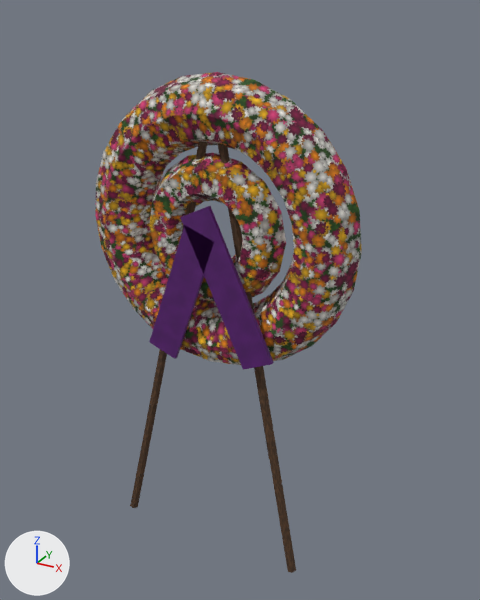
Renders of the Blender file Modelos/Yasser/corona_flores.blend from each side of a commit.
Before and after are seen from a camera (50 mm lens) standing at (0.843, -1.452, 1.473) and looking at (-0.008, 0.096, 0.699). The lights are fixed; the arrows at lower left show +X, +Y and +Z. The older version comes first.

Names of what the first picture shows: 'Corona', 'Liston', 'Liston.001', 'Pata_Tripie', 'Pata_Tripie.001', 'Pata_Tripie.002', 'Torus.001'.
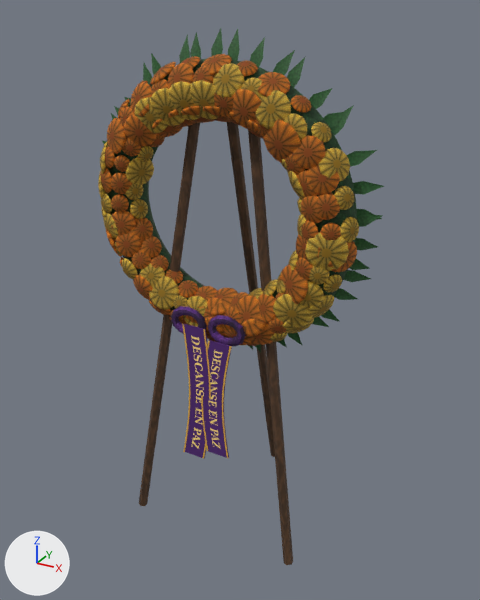
Pixel boxes [x1, y1, x2, y2] of what changed, in the pictures (480 x 600 px):
'Corona', deleted: before [95, 72, 362, 365]
'Flores_Petalo_Naranja', added (brown): after [100, 54, 357, 346]
'Flores_Petalo_Amarillo', added (yellow): after [98, 63, 359, 342]
'Torus.001', deleted: before [149, 153, 286, 302]
'Liston', reshaped, moved, turned: before [180, 206, 274, 370]; after [182, 324, 211, 459]
'Liston.001', reshaped, moved, turned: before [150, 226, 214, 359]; after [201, 340, 232, 458]
'Flores_Hoja_Verde_Oscuro', added: after [102, 28, 384, 353]
'Cylinder.001', added (brown): after [248, 130, 293, 565]
'Cylinder', added: after [139, 122, 200, 506]
'Base', added (mostly hidden): after [106, 59, 357, 311]
'Pata_Tripie.002', reshaped, moved, turned (mostly hidden before): before [218, 147, 269, 456]; after [227, 122, 275, 457]
'Pata_Tripie.001', deleted: before [218, 143, 296, 573]
'Pata_Tripie', deleted: before [130, 142, 207, 508]
'Mono', added (purple): after [171, 306, 246, 347]
part 1 of me_cube_024, added (purple): after [182, 324, 211, 459]
part 2 of me_cube_024, deleted (purple): before [180, 206, 274, 370]
part 3 of me_cube_025, added (purple): after [201, 340, 232, 458]
part 4 of me_cube_025, deleted (purple): before [150, 226, 214, 359]
part 5 of me_pata_tripie_002, deleted (mostly hidden): before [218, 147, 269, 456]
part 6 of me_pata_tripie_002, added (brown): after [227, 122, 275, 457]

What changed in the scene script:
```text
Change me_cube_024:
    used by ob_liston; location = (0.08, -0.13, 0.83); rotation_euler = (0.0, -0.436, 0.0), in degrees (0, -25, 0)
    remove me_cube_024.from_pydata(...)  # 8 vertices, 6 faces; spans x -0.045..0.045, y -0.005..0.005, z -0.21..0.21
    remove me_cube_024.materials.append(mat_liston_morado)  # picture img_liston_morado_png_001
    add me_cube_024.from_pydata(...)  # 22 vertices, 10 faces; spans x -0.065..0.025, y -0.14..-0.12, z 0.3..0.7
    me_cube_024 part 1: 22 vertices added at x -0.065..0.025, y -0.14..-0.12, z 0.3..0.7
    me_cube_024 part 2: 8 vertices removed from x -0.045..0.045, y -0.005..0.005, z -0.21..0.21
    add me_cube_024.materials.append(mat_liston_morado_texto)  # picture img_liston_morado_texto_png
    add me_cube_024.materials.append(mat_liston_morado_atras)  # picture img_liston_morado_atras_png
Change me_cube_025:
    used by ob_liston_001; location = (-0.06, -0.13, 0.79); rotation_euler = (0.0, 0.349, 0.0), in degrees (0, 20, 0)
    remove me_cube_025.from_pydata(...)  # 8 vertices, 6 faces; spans x -0.045..0.045, y -0.005..0.005, z -0.19..0.19
    remove me_cube_025.materials.append(mat_liston_morado)  # picture img_liston_morado_png_001
    add me_cube_025.from_pydata(...)  # 22 vertices, 10 faces; spans x -0.005..0.085, y -0.14..-0.12, z 0.33..0.67
    me_cube_025 part 3: 22 vertices added at x -0.005..0.085, y -0.14..-0.12, z 0.33..0.67
    me_cube_025 part 4: 8 vertices removed from x -0.045..0.045, y -0.005..0.005, z -0.19..0.19
    add me_cube_025.materials.append(mat_liston_morado_texto)  # picture img_liston_morado_texto_png
    add me_cube_025.materials.append(mat_liston_morado_atras)  # picture img_liston_morado_atras_png
Change me_pata_tripie_002:
    used by ob_pata_tripie_002; location = (0.0, 0.32, 0.0); rotation_euler = (0.277, 0.0, 0.0), in degrees (16, 0, 0)
    remove me_pata_tripie_002.from_pydata(...)  # 12 vertices, 8 faces; spans x -0.014..0.014, y -0.012..0.012, z 0.0..1.3
    add me_pata_tripie_002.from_pydata(...)  # 12 vertices, 8 faces; spans x -0.012..0.012, y -0.169..0.169, z -0.628..0.628
    me_pata_tripie_002 part 5: 12 vertices removed from x -0.014..0.014, y -0.012..0.012, z 0.0..1.3
    me_pata_tripie_002 part 6: 12 vertices added at x -0.012..0.012, y -0.169..0.169, z -0.628..0.628
Remove ob_corona:
    ob_corona = bpy.data.objects.new('Corona', me_torus)
Remove ob_torus_001:
    ob_torus_001 = bpy.data.objects.new('Torus.001', me_torus_001)
Change ob_liston:
    ob_liston.rotation_euler: (0.0, -0.436, 0.0) -> (0.0, 0.0, 0.0)  # degrees (0, -25, 0) -> degrees (0, 0, 0)
    ob_liston.location: (0.08, -0.13, 0.83) -> (0.0, 0.0, 0.0)
Change ob_liston_001:
    ob_liston_001.rotation_euler: (0.0, 0.349, 0.0) -> (0.0, 0.0, 0.0)  # degrees (0, 20, 0) -> degrees (0, 0, 0)
    ob_liston_001.location: (-0.06, -0.13, 0.79) -> (0.0, 0.0, 0.0)
Remove ob_pata_tripie:
    ob_pata_tripie = bpy.data.objects.new('Pata_Tripie', me_pata_tripie)
Remove ob_pata_tripie_001:
    ob_pata_tripie_001 = bpy.data.objects.new('Pata_Tripie.001', me_pata_tripie_001)
Change ob_pata_tripie_002:
    ob_pata_tripie_002.rotation_euler: (0.277, 0.0, 0.0) -> (0.0, 0.0, 0.0)  # degrees (16, 0, 0) -> degrees (0, 0, 0)
    ob_pata_tripie_002.location: (0.0, 0.32, 0.0) -> (0.0, 0.185, 0.625)
Add ob_cylinder_001:
    ob_cylinder_001 = bpy.data.objects.new('Cylinder.001', me_cylinder_001)  # 12 vertices, 8 faces; spans x -0.103..0.103, y -0.064..0.064, z -0.627..0.627; in mat_madera_tripie (picture img_madera_tripie_png_002)
    ob_cylinder_001.location = (0.169, -0.05, 0.625)
Add ob_cylinder:
    ob_cylinder = bpy.data.objects.new('Cylinder', me_cylinder)  # 12 vertices, 8 faces; spans x -0.103..0.103, y -0.064..0.064, z -0.627..0.627; in mat_madera_tripie (picture img_madera_tripie_png_002)
    ob_cylinder.location = (-0.169, -0.05, 0.625)
Add ob_mono:
    ob_mono = bpy.data.objects.new('Mono', me_m)  # 144 vertices, 144 faces; spans x -0.116..0.116, y -0.109..-0.091, z 0.656..0.744; in mat_petalo_morado (picture img_petalo_morado_png)
    ob_mono.location = (0.0, 0.0, 0.0)
Add ob_flores_hoja_verde_oscuro:
    ob_flores_hoja_verde_oscuro = bpy.data.objects.new('Flores_Hoja_Verde_Oscuro', me_flores_002)  # 645 vertices, 344 faces; spans x -0.418..0.415, y -0.01..0.018, z 0.576..1.432; in mat_hoja_verde_oscuro (picture img_hoja_verde_oscuro_png)
    ob_flores_hoja_verde_oscuro.location = (0.0, 0.0, 0.0)
Add ob_flores_petalo_naranja:
    ob_flores_petalo_naranja = bpy.data.objects.new('Flores_Petalo_Naranja', me_flores_001)  # 4992 vertices, 4446 faces; spans x -0.363..0.372, y -0.102..0.002, z 0.627..1.375; in mat_petalo_naranja (picture img_petalo_naranja_png)
    ob_flores_petalo_naranja.location = (0.0, 0.0, 0.0)
Add ob_flores_petalo_amarillo:
    ob_flores_petalo_amarillo = bpy.data.objects.new('Flores_Petalo_Amarillo', me_flores)  # 2816 vertices, 2508 faces; spans x -0.379..0.373, y -0.101..-0.009, z 0.675..1.359; in mat_petalo_amarillo (picture img_petalo_amarillo_png)
    ob_flores_petalo_amarillo.location = (0.0, 0.0, 0.0)
Add ob_base:
    ob_base = bpy.data.objects.new('Base', me_e)  # 512 vertices, 512 faces; spans x -0.365..0.365, y -0.072..0.032, z 0.635..1.365; in mat_follaje (picture img_follaje_png)
    ob_base.location = (0.0, 0.0, 0.0)
```
